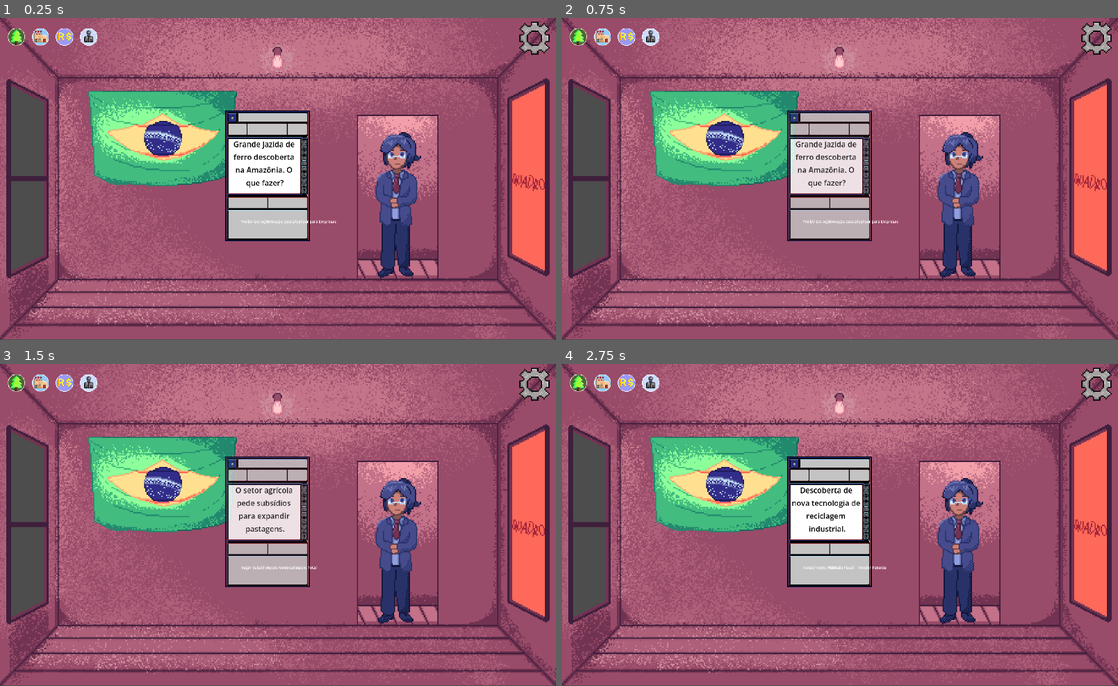
Above: before the commit, frames 1-4 (two rows, left to right).
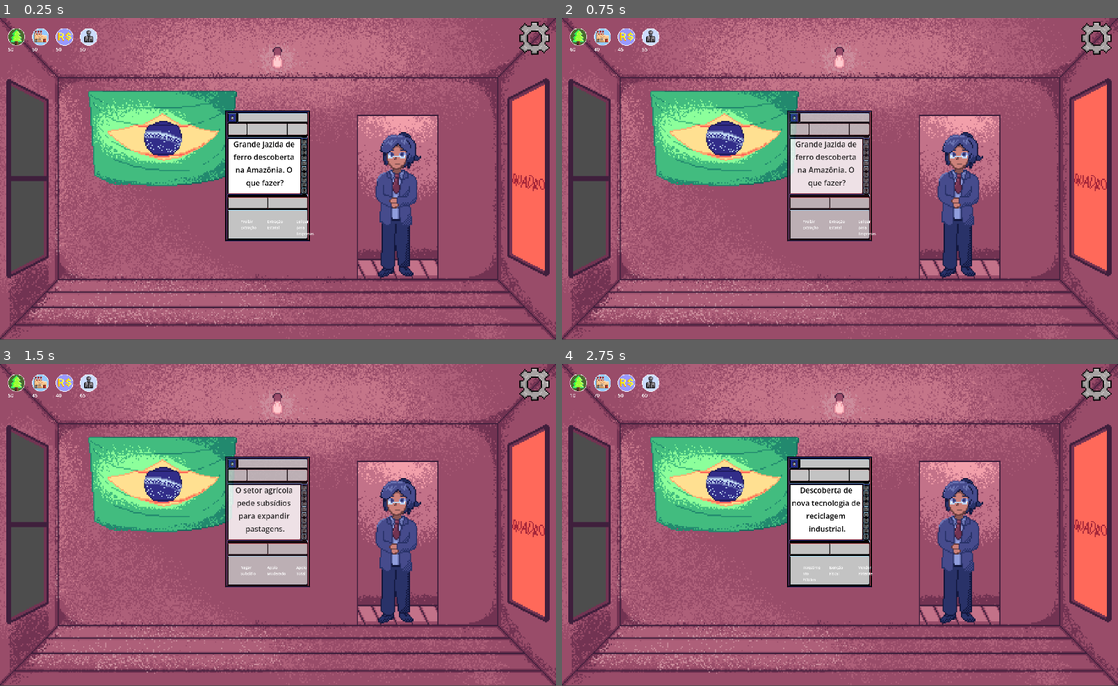
Above: after the commit, the same moments.

Repository: Wandemberg-De-Medeiros/Way_of_Belem
Game: Godot game, scene res://Cenas/Game.tscn
Two runs of this game, one before a commit and one after it. Both use one fixed random seed, a clock stepped at 60 frames per second and the inputs below.
Inputs (mouse positions are in pixels of both pictures, inside the frame that each line leads up to):
- Up to frame 1 (0.25 s): no input
- Up to frame 2 (0.75 s): tap Enter at 0.5 s; move the mouse to (812, 227) at 0.52 s; click (812, 227) at 0.67 s
- Up to frame 3 (1.5 s): move the mouse to (278, 573) at 1.27 s; click (278, 573) at 1.42 s
- Up to frame 4 (2.75 s): move the mouse to (867, 573) at 2.02 s; click (867, 573) at 2.17 s

The runs differ from the first frame. In frame 1, 0.1% of the frame differs, in the area x 1-61%, y 9-68%; in frame 2, 0.1%; in frame 3, 0.1%; in frame 4, less than 0.1%.

Commit message:
Alpha 1.1
Atualização no código: ignorando a parte da aparência a logica principal do jogo, onde as escolhas do jogador afetarem os status do próprio jogador, está feita
ainda haverá atualização quando as animações dos status forem introduzidas

Diff:
--- a/decisões-do-brasil/Cenas/Game.tscn
+++ b/decisões-do-brasil/Cenas/Game.tscn
@@ -4,6 +4,7 @@
 [ext_resource type="PackedScene" uid="uid://25x4pwlevf6g" path="res://entidades/secretaria.tscn" id="2_cht1d"]
 [ext_resource type="PackedScene" uid="uid://bj3ptpegsjmm6" path="res://entidades/icone_industria.tscn" id="6_8i4ha"]
 [ext_resource type="PackedScene" uid="uid://c1lhx7ufb0jfd" path="res://entidades/icone_floresta.tscn" id="6_cvv8b"]
+[ext_resource type="Script" uid="uid://bebqcb0fmskm8" path="res://scripts/interface_status.gd" id="6_uspeq"]
 [ext_resource type="PackedScene" uid="uid://begvi3v6tqhrn" path="res://entidades/icone_verba.tscn" id="8_2uwyn"]
 [ext_resource type="PackedScene" uid="uid://c4fqjsqqoosav" path="res://entidades/icone_povo.tscn" id="9_cht1d"]
 [ext_resource type="PackedScene" uid="uid://beq2cx0rscw6n" path="res://entidades/icone_config.tscn" id="10_uspeq"]
@@ -15,24 +16,6 @@
 script = ExtResource("1_d5ttk")
 
 [node name="icones" type="Node" parent="." unique_id=1345826110]
-
-[node name="icone_industria" parent="icones" unique_id=613145575 instance=ExtResource("6_8i4ha")]
-z_index = 1
-position = Vector2(32, 15)
-scale = Vector2(0.4167681, 0.4293501)
-
-[node name="icone_floresta" parent="icones" unique_id=1983214923 instance=ExtResource("6_cvv8b")]
-z_index = 1
-position = Vector2(13.000002, 15.000004)
-scale = Vector2(0.41651505, 0.42908943)
-
-[node name="icone_verba" parent="icones" unique_id=1645812455 instance=ExtResource("8_2uwyn")]
-z_index = 1
-position = Vector2(51, 15)
-
-[node name="icone_povo" parent="icones" unique_id=1028705808 instance=ExtResource("9_cht1d")]
-z_index = 1
-position = Vector2(70.00001, 15)
 
 [node name="icone_config" parent="icones" unique_id=827921854 instance=ExtResource("10_uspeq")]
 z_index = 1
@@ -47,3 +30,28 @@
 
 [node name="Secretaria" parent="." unique_id=1352217106 instance=ExtResource("2_cht1d")]
 position = Vector2(324.43942, 149.9196)
+
+[node name="InterfaceStatus" type="HBoxContainer" parent="." unique_id=1419972381]
+offset_right = 88.10655
+offset_bottom = 29.178984
+script = ExtResource("6_uspeq")
+
+[node name="icone_industria" parent="InterfaceStatus" unique_id=613145575 instance=ExtResource("6_8i4ha")]
+z_index = 1
+position = Vector2(33.169525, 15.092577)
+scale = Vector2(0.432, 0.43199998)
+
+[node name="icone_floresta" parent="InterfaceStatus" unique_id=1983214923 instance=ExtResource("6_cvv8b")]
+z_index = 1
+position = Vector2(13.4751215, 15.092581)
+scale = Vector2(0.4317377, 0.4317377)
+
+[node name="icone_verba" parent="InterfaceStatus" unique_id=1645812455 instance=ExtResource("8_2uwyn")]
+z_index = 1
+position = Vector2(52.86393, 15.092577)
+scale = Vector2(0.4477886, 0.43466625)
+
+[node name="icone_povo" parent="InterfaceStatus" unique_id=1028705808 instance=ExtResource("9_cht1d")]
+z_index = 1
+position = Vector2(72.55834, 15.092577)
+scale = Vector2(0.4477886, 0.43466625)
--- a/decisões-do-brasil/entidades/Carta.tscn
+++ b/decisões-do-brasil/entidades/Carta.tscn
@@ -68,6 +68,7 @@
 offset_right = 74.483765
 offset_bottom = 64.6192
 scale = Vector2(0.18408589, 0.18408589)
+autowrap_mode = 3
 
 [node name="opção_2" type="Node" parent="." unique_id=1649608807]
 
@@ -88,6 +89,7 @@
 offset_right = 74.483765
 offset_bottom = 64.6192
 scale = Vector2(0.18408589, 0.18408589)
+autowrap_mode = 3
 
 [node name="opção_3" type="Node" parent="." unique_id=1819125818]
 
@@ -108,3 +110,4 @@
 offset_right = 74.483765
 offset_bottom = 64.6192
 scale = Vector2(0.18408589, 0.18408589)
+autowrap_mode = 3
--- a/decisões-do-brasil/entidades/icone_floresta.tscn
+++ b/decisões-do-brasil/entidades/icone_floresta.tscn
@@ -13,3 +13,11 @@
 
 [node name="CollisionShape2D" type="CollisionShape2D" parent="." unique_id=1374800464]
 shape = SubResource("CircleShape2D_l4jh3")
+
+[node name="Valor" type="Label" parent="." unique_id=105889229]
+offset_left = -16.213547
+offset_top = 16.213549
+offset_right = 40.497917
+offset_bottom = 39.213547
+scale = Vector2(0.5717908, 0.5717908)
+autowrap_mode = 3
--- a/decisões-do-brasil/entidades/icone_industria.tscn
+++ b/decisões-do-brasil/entidades/icone_industria.tscn
@@ -13,3 +13,11 @@
 [node name="CollisionShape2D" type="CollisionShape2D" parent="." unique_id=1779665515]
 scale = Vector2(1.6481475, 1.6481475)
 shape = SubResource("CircleShape2D_el6ed")
+
+[node name="Valor" type="Label" parent="." unique_id=1116438784]
+offset_left = -16.214
+offset_top = 16.214
+offset_right = 40.496998
+offset_bottom = 39.214005
+scale = Vector2(0.572, 0.572)
+autowrap_mode = 3
--- a/decisões-do-brasil/entidades/icone_povo.tscn
+++ b/decisões-do-brasil/entidades/icone_povo.tscn
@@ -13,3 +13,11 @@
 [node name="CollisionShape2D" type="CollisionShape2D" parent="." unique_id=1710936643]
 scale = Vector2(1.648148, 1.648148)
 shape = SubResource("CircleShape2D_8c081")
+
+[node name="Valor" type="Label" parent="." unique_id=502031958]
+offset_left = -16.214
+offset_top = 16.214
+offset_right = 40.496998
+offset_bottom = 39.214005
+scale = Vector2(0.572, 0.572)
+autowrap_mode = 3
--- a/decisões-do-brasil/entidades/icone_verba.tscn
+++ b/decisões-do-brasil/entidades/icone_verba.tscn
@@ -13,3 +13,10 @@
 [node name="CollisionShape2D" type="CollisionShape2D" parent="." unique_id=1268115454]
 scale = Vector2(1.600001, 1.600001)
 shape = SubResource("CircleShape2D_0sarv")
+
+[node name="Valor" type="Label" parent="." unique_id=432189522]
+offset_left = -16.214
+offset_top = 16.214
+offset_right = 40.496998
+offset_bottom = 39.214005
+scale = Vector2(0.572, 0.572)
--- a/decisões-do-brasil/project.godot
+++ b/decisões-do-brasil/project.godot
@@ -14,6 +14,10 @@
 run/main_scene="uid://de6yc7atksgwv"
 config/features=PackedStringArray("4.6", "GL Compatibility")
 config/icon="res://icon.svg"
+
+[autoload]
+
+GameManager="*uid://bmw63f6xep0mj"
 
 [display]
 
--- /dev/null
+++ b/decisões-do-brasil/scripts/GameManager.gd
@@ -0,0 +1,26 @@
+extends Node
+
+# Valores iniciais
+var floresta: int = 50
+var industria: int = 50
+var verba: int = 50
+var popularidade: int = 50
+
+# Sinal para avisar a interface que os números mudaram
+signal status_atualizado
+
+func aplicar_mudancas(f, i, v, p):
+	# Soma os impactos (podem ser positivos ou negativos)
+	floresta = clampi(floresta + f, 0, 100)
+	industria = clampi(industria + i, 0, 100)
+	verba = clampi(verba + v, 0, 100)
+	popularidade = clampi(popularidade + p, 0, 100)
+
+	# Emite o sinal para os ícones se atualizarem
+	status_atualizado.emit()
+
+	_checar_fim_de_jogo()
+
+func _checar_fim_de_jogo():
+	if floresta <= 0 or popularidade <= 0 or verba <= 0 or industria <= 0:
+		print("GAME OVER")
--- a/decisões-do-brasil/scripts/carta.gd
+++ b/decisões-do-brasil/scripts/carta.gd
@@ -24,8 +24,14 @@
 		area_opc3.escolhida.connect(_ao_escolher_opcao)
 
 func _ao_escolher_opcao(impactos: Dictionary):
-	print("Opção clicada! Impactos: ", impactos)
-	# Aqui você atualizará as barras de status globais futuramente
+	# Envia os valores para o GameManager processar
+	GameManager.aplicar_mudancas(
+		impactos.floresta,
+		impactos.industria,
+		impactos.verba,
+		impactos.popularidade
+	)
+
 	animar_saida()
 
 func animar_saida():
--- /dev/null
+++ b/decisões-do-brasil/scripts/interface_status.gd
@@ -0,0 +1,15 @@
+extends HBoxContainer
+
+func _ready():
+	# Se conecta ao sinal global do GameManager
+	GameManager.status_atualizado.connect(atualizar_tudo)
+	# Atualiza assim que o jogo abre para não começar com "0"
+	atualizar_tudo()
+
+func atualizar_tudo():
+	# Buscamos as labels dentro de cada cena instanciada
+	# Certifique-se que o nome após o $ seja igual ao que está na sua árvore
+	$icone_floresta/Valor.text = str(GameManager.floresta)
+	$icone_industria/Valor.text = str(GameManager.industria)
+	$icone_verba/Valor.text = str(GameManager.verba)
+	$icone_povo/Valor.text = str(GameManager.popularidade)
Not shown, added: decisões-do-brasil/scripts/GameManager.gd.uid
Not shown, added: decisões-do-brasil/scripts/interface_status.gd.uid
